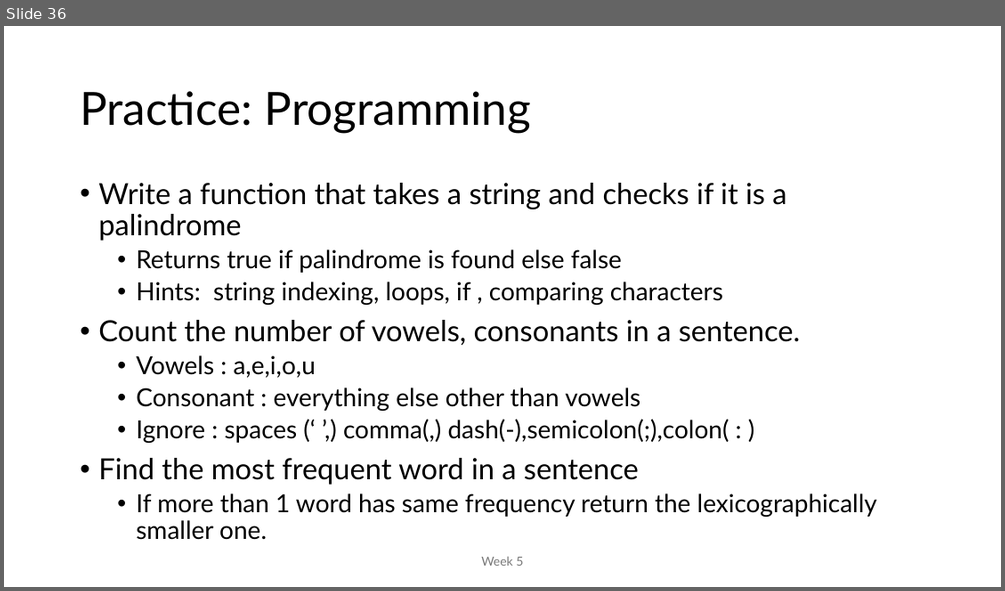
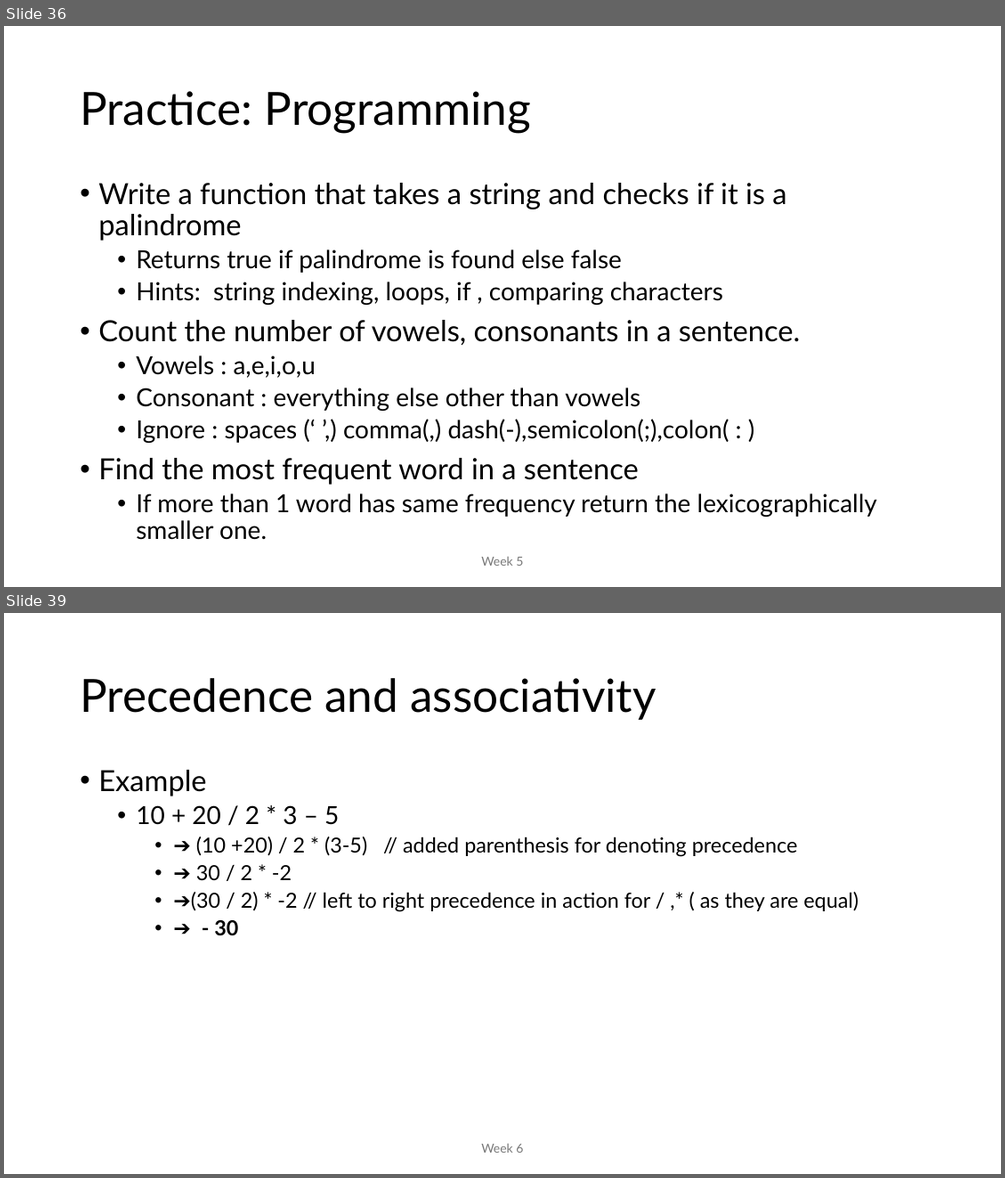
Before and after one commit to MoklaEducation/ems_winter_2025_acsl101, a slide deck: all/ExploringCSConceptsViaACSLCompetitions_all.pptx. Shown one above the other, each under a label of ours: slide 36 before the commit, slides 36 and 39 after it; the slides between them are not shown. The pictures are 1005x591 and 1005x1178 pixels, drawn with LibreOffice and Linux fonts; fonts in the diff are those of the drawing. Boxes give left, top, right and bottom in pixels: in the first picture for what was removed or moved away, otherwise in the second. Text is boxed around its words. In the diff, an @@ line names an element or a change of style, - is before the commit and + after.

Commit message:
week 06

```diff
--- a/all/ExploringCSConceptsViaACSLCompetitions_all.pptx
+++ b/all/ExploringCSConceptsViaACSLCompetitions_all.pptx
@@ slide 39 added at [4,613,1001,1174], background #FFFFFF @@
@@ title added at [80,678,655,720], 44 pt, text #000000 @@
+Precedence and associativity
@@ text added at [98,770,858,936], 20 pt, text #000000 @@
+• Example
+  • 10 + 20 / 2 * 3 – 5
+    • ➔ (10 +20) / 2 * (3-5) // added parenthesis for denoting precedence
+    • ➔ 30 / 2 * -2
+    • ➔(30 / 2) * -2 // left to right precedence in action for / ,* ( as they are equal)
+    • ➔ - 30
@@ text added at [481,1143,523,1152], 12 pt, text #797979 @@
+Week 6
```
Also in this commit, not shown: 1 slide changed, 12 other slides added, 2 other files.
